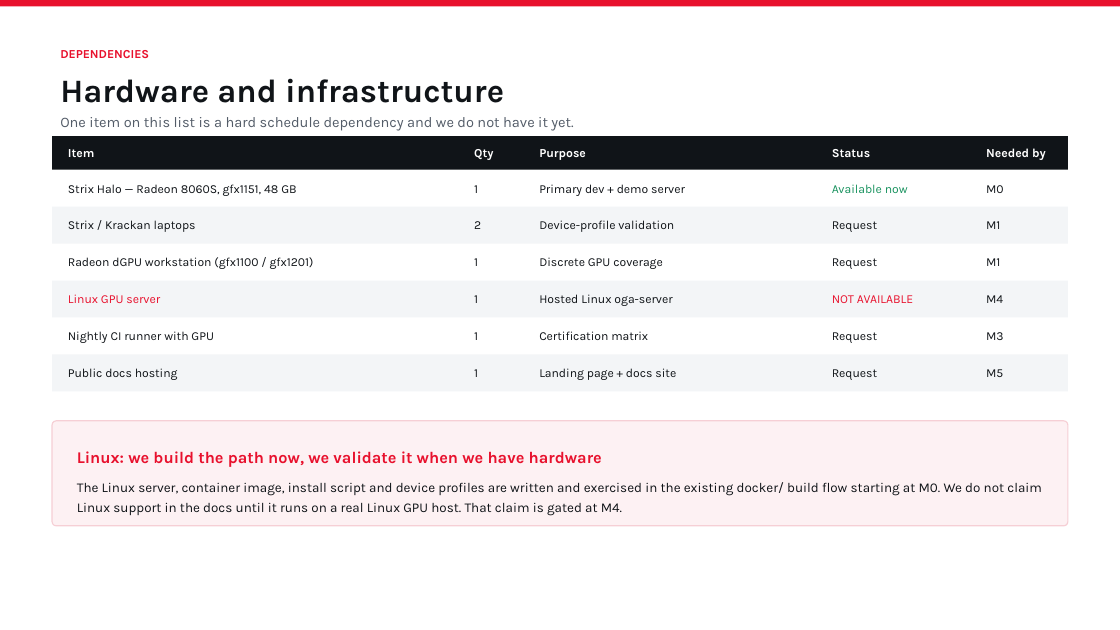
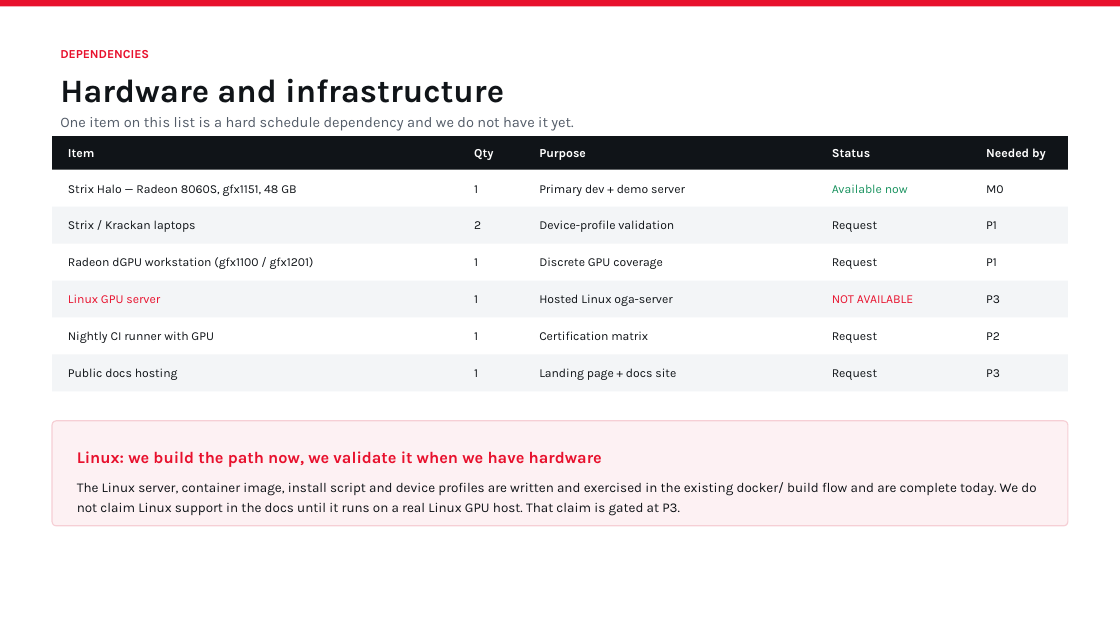
Before and after one commit to qianglin-amd/hip-ep, a slide deck: slide 11 of product/plan/HIP-EP-Product-Plan.pptx. Drawn at 1120x630 pixels with LibreOffice and Linux fonts; fonts in the diff are those of the drawing. Boxes give left, top, right and bottom in pixels: in the first picture for what was removed or moved away, otherwise in the second. Text is boxed around its words. In the diff, an @@ line names an element or a change of style, - is before the commit and + after.

```diff
--- a/product/plan/HIP-EP-Product-Plan.pptx
+++ b/product/plan/HIP-EP-Product-Plan.pptx
@@ text at (x1=986, y1=221, x2=997, y2=229): text changed @@
-M1
+P1
@@ text at (x1=986, y1=258, x2=997, y2=266): text changed @@
-M1
+P1
@@ text at (x1=986, y1=295, x2=1000, y2=303): text changed @@
-M4
+P3
@@ text at (x1=986, y1=332, x2=1000, y2=340): text changed @@
-M3
+P2
@@ text at (x1=986, y1=369, x2=1000, y2=377): text changed @@
-M5
+P3
@@ text in rounded rectangle at (x1=77, y1=482, x2=1036, y2=516): text changed @@
-The Linux server, container image, install script and device profiles are written and exercised in the existing docker/ build flow starting at M0. We do not claim Linux support in the docs until it runs on a real Linux GPU host. That claim is gated at M4.
+The Linux server, container image, install script and device profiles are written and exercised in the existing docker/ build flow and are complete today. We do not claim Linux support in the docs until it runs on a real Linux GPU host. That claim is gated at P3.
```
Also in this commit, not shown: 9 other slides changed, 47 other files.
